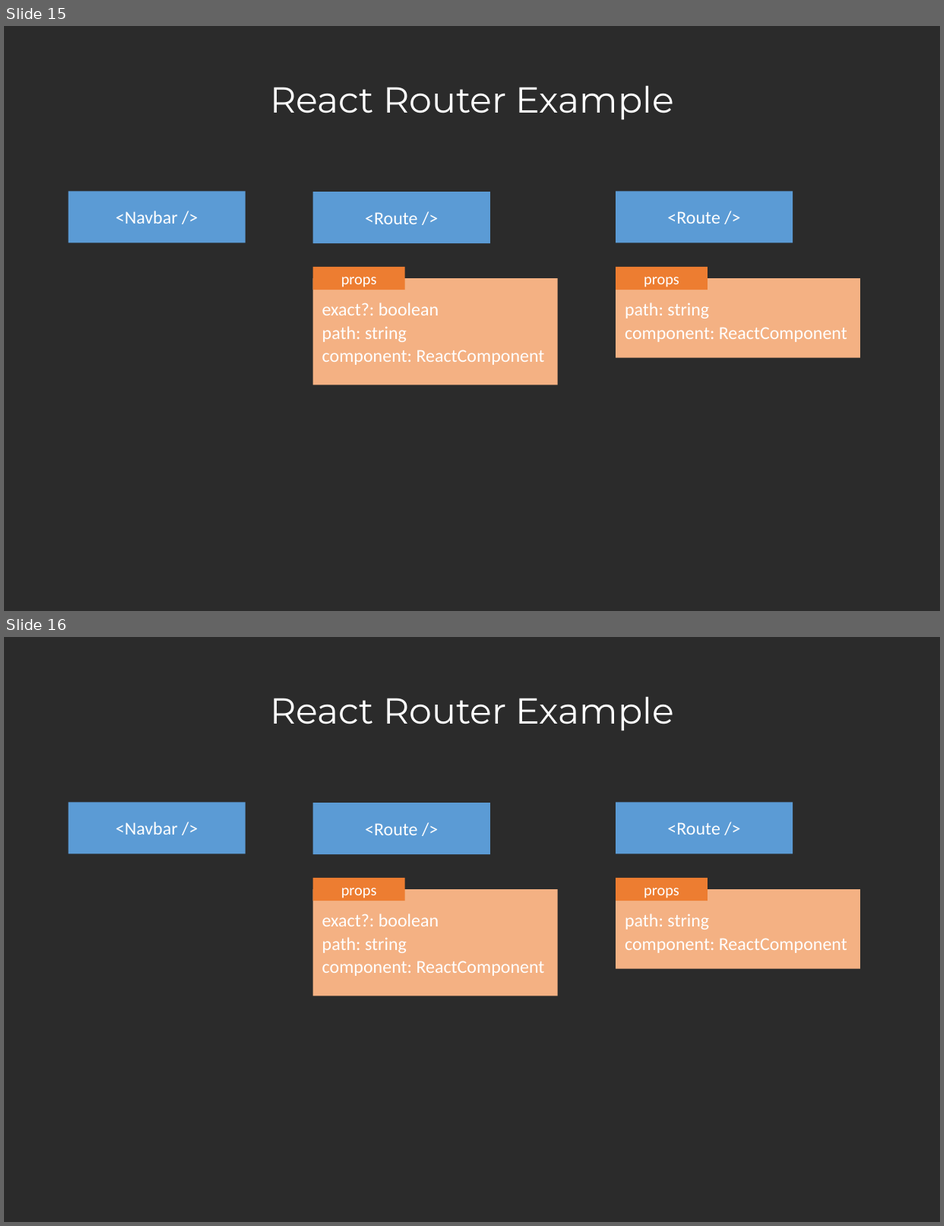
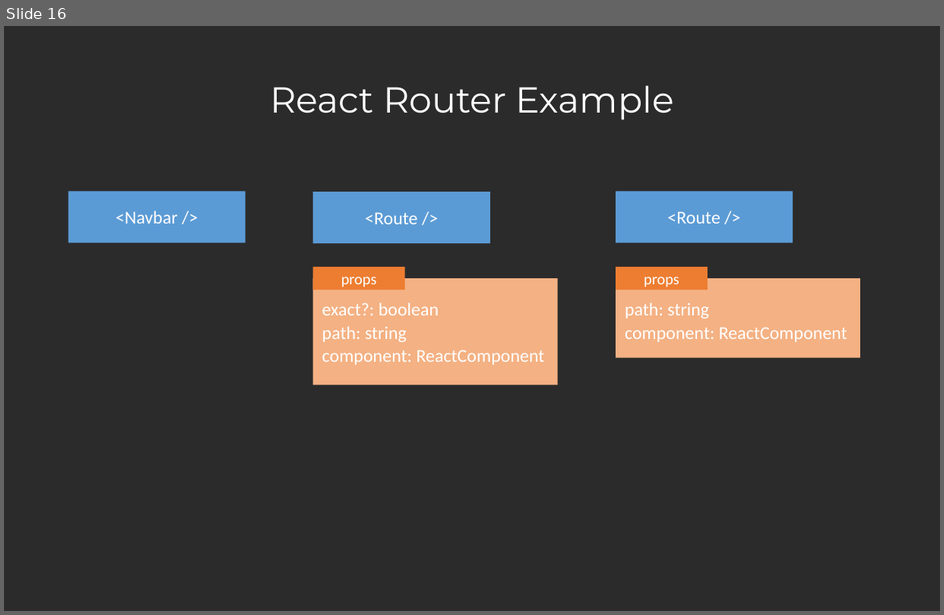
Before and after one commit to urbancvek/react-workshop, a slide deck: Let's React - Workshop.pptx. Shown one above the other, each under a label of ours: slides 15 and 16 before the commit, slide 16 after it. The pictures are 944x1226 and 944x615 pixels, drawn with LibreOffice and Linux fonts; fonts in the diff are those of the drawing; background and template pictures are left out; a plain dark background stands for a picture behind light text. Boxes give left, top, right and bottom in pixels: in the first picture for what was removed or moved away, otherwise in the second. Text is boxed around its words. In the diff, an @@ line names an element or a change of style, - is before the commit and + after.

```diff
--- a/Let's React - Workshop.pptx
+++ b/Let's React - Workshop.pptx
@@ slide 16 removed at (x1=4, y1=637, x2=940, y2=1222), background picture (left out) @@
@@ title removed at (x1=270, y1=696, x2=674, y2=731) @@
-React Router Example
@@ rectangle removed at (x1=68, y1=803, x2=246, y2=854) @@
-<Navbar />
@@ rectangle removed at (x1=313, y1=803, x2=490, y2=855) @@
-<Route />
@@ rectangle removed at (x1=616, y1=803, x2=794, y2=854) @@
-<Route />
@@ rectangle removed at (x1=313, y1=878, x2=405, y2=901) @@
-props
@@ rectangle removed at (x1=616, y1=878, x2=708, y2=901) @@
-props
@@ rectangle removed at (x1=313, y1=889, x2=557, y2=996) @@
-exact?: boolean
-path: string
-component: ReactComponent
@@ rectangle removed at (x1=616, y1=889, x2=861, y2=968) @@
-path: string
-component: ReactComponent
@@ what was slide 15 is now slide 16 @@
```
Also in this commit, not shown: 3 slides changed, 1 slide added.
